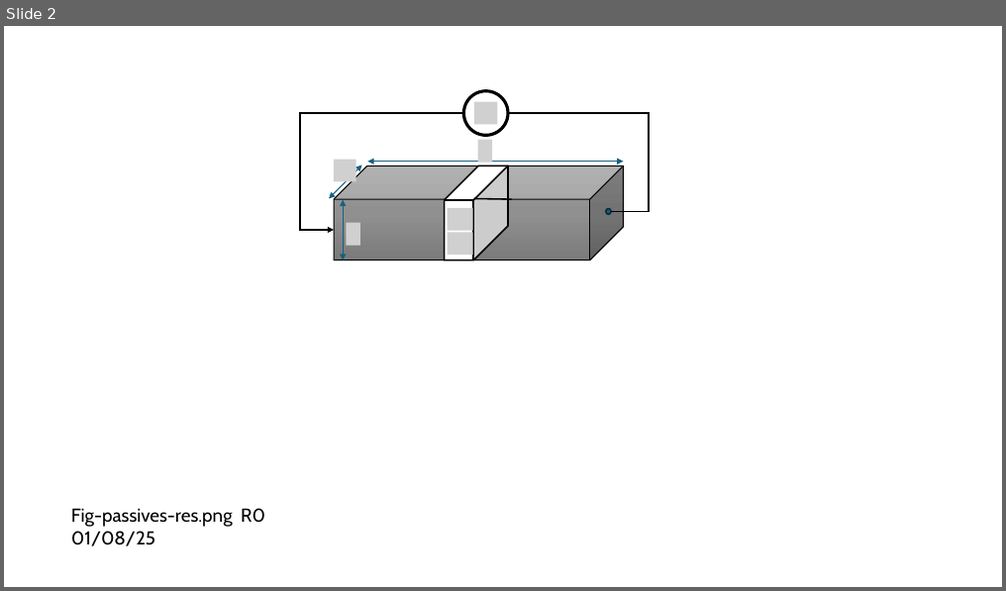
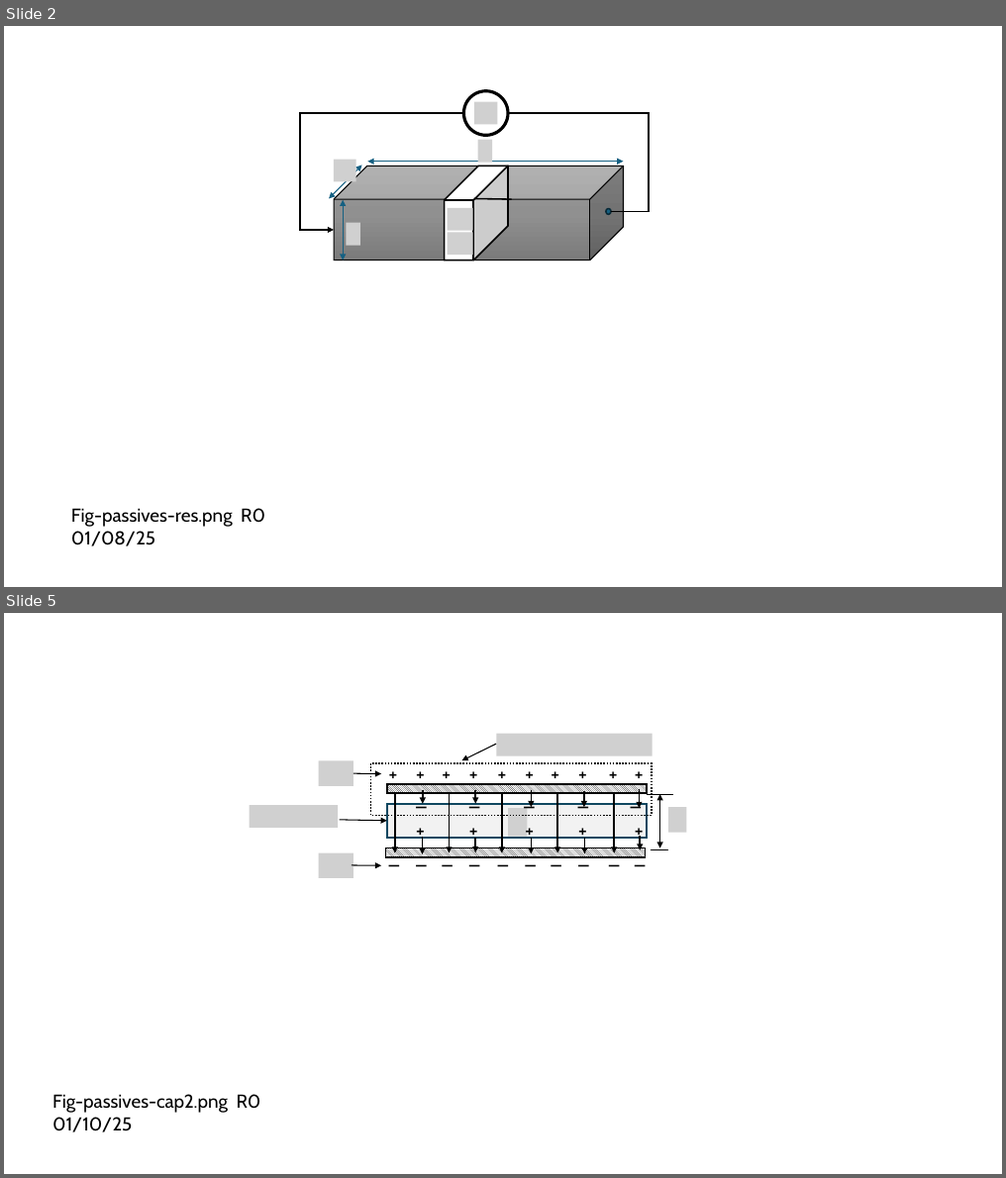
Before and after one commit to mixignal-press/ebook-ice1, a slide deck: figures/fig.pptx. Shown one above the other, each under a label of ours: slide 2 before the commit, slides 2 and 5 after it; the slides between them are not shown. The pictures are 1006x591 and 1006x1178 pixels, drawn with LibreOffice and Linux fonts; fonts in the diff are those of the drawing; grey boxes stand for pictures. Boxes give left, top, right and bottom in pixels: in the first picture for what was removed or moved away, otherwise in the second. Text is boxed around its words. In the diff, an @@ line names an element or a change of style, - is before the commit and + after.

```diff
--- a/figures/fig.pptx
+++ b/figures/fig.pptx
@@ slide 5 added at [4, 613, 1002, 1174], background #FFFFFF @@
@@ group added at [250, 734, 687, 878]: 30 texts, 19 arrows, 6 pictures, 4 rectangles, 2 lines, 1 double arrow @@
++
++
++
++
++
++
++
++
++
++
+_
+_
+_
+_
+_
+_
+_
+_
+_
+_
+_
+_
+_
+_
+_
++
++
++
++
++
@@ text added at [53, 1094, 261, 1133], 18 pt, text #000000 @@
+Fig-passives-cap2.png R0 01/10/25
```
Also in this commit, not shown: 1 slide changed, 3 other slides added, 4 other files.
